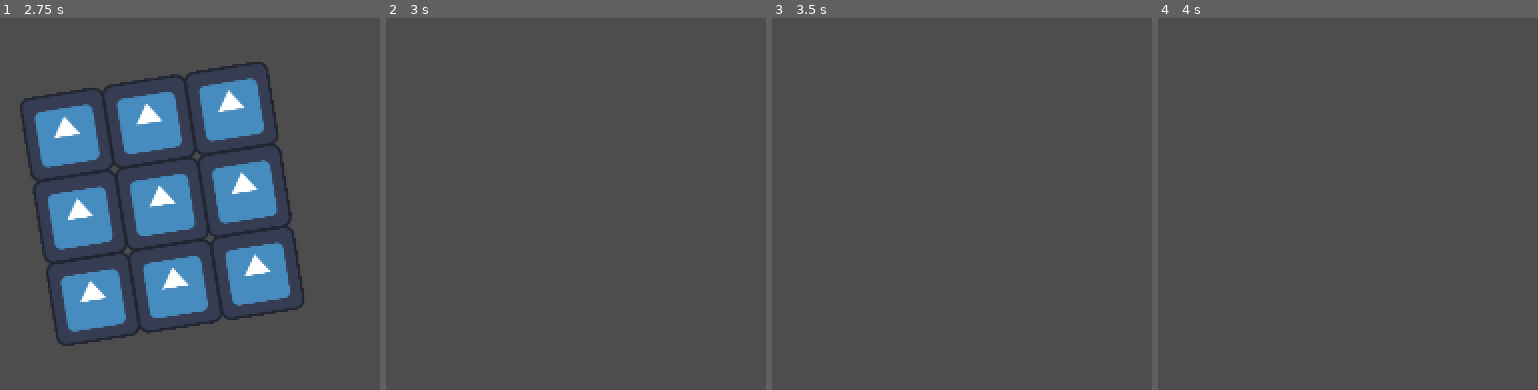
Above: before the commit, frames 1-4 (left to right).
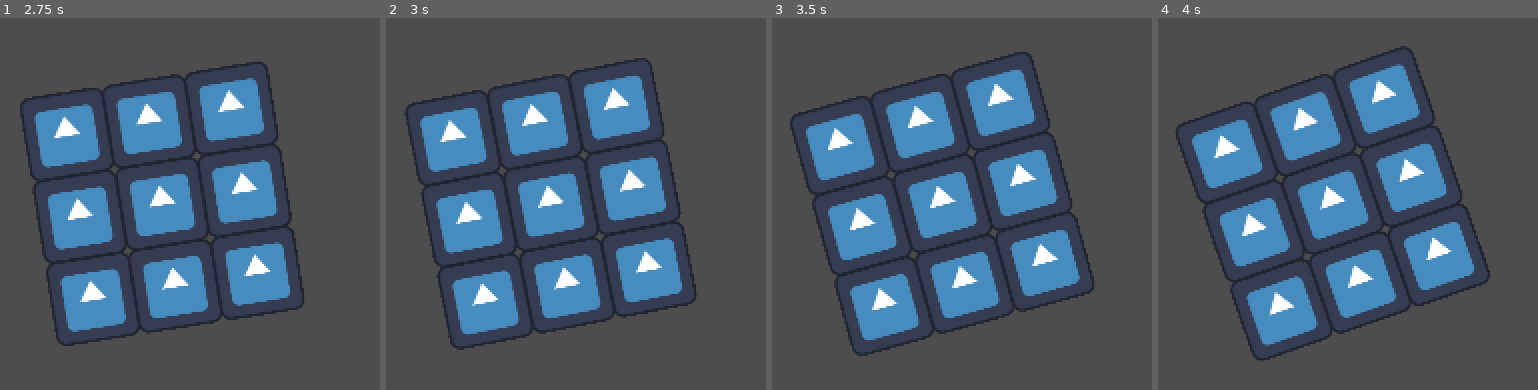
Above: after the commit, the same moments.

Repository: ARCsweden/GameJam2024FallA
Game: Godot game, scene res://Scenes/TestRaftScene.tscn
Two runs of this game, one before a commit and one after it. Both use one fixed random seed, a clock stepped at 60 frames per second and the inputs below. The project has no main scene, so this scene is started directly. The engine's default icon, where the game draws it, is replaced by a stand-in: a white triangle on a blue panel in a dark square.
Inputs (mouse positions are in pixels of both pictures, inside the frame that each line leads up to):
- Up to frame 1 (2.75 s): tap Enter (ui_accept) at 0.5, 0.77, 1.52 s; move the mouse to (outside the picture) at 0.52 s; hold Right (ui_right) 0.53-1.28 s; move the mouse to (212, 282) at 1.27 s; hold Down (ui_down) 1.28-2.03 s; move the mouse to (outside the picture) at 2.02 s; hold Right (ui_right) from 2.03 s (still down)
- Up to frame 2 (3 s): move the mouse to (outside the picture) at 2.77 s; release Right (ui_right) at 2.78 s; hold Up (ui_up) from 2.78 s (still down)
- Up to frame 3 (3.5 s): keep holding Up (ui_up); tap Enter (ui_accept) at 3.02 s
- Up to frame 4 (4 s): move the mouse to (outside the picture) at 3.52 s; release Up (ui_up) at 3.53 s; hold Left (ui_left) from 3.53 s (still down); tap Enter (ui_accept) at 3.77 s

Frame 1 is identical in both runs. In frame 2, 27% of the frame differs, in the area x 4-82%, y 10-90%; in frame 3, 27%, in the area x 4-85%, y 9-91%; in frame 4, 27%.

Commit message:
Bugfix for raft layer
Added the raft body to collision layer 3

Diff:
--- a/dontdrowntogether/Scenes/Raft.tscn
+++ b/dontdrowntogether/Scenes/Raft.tscn
@@ -9,6 +9,8 @@
 [node name="Raft" type="Node2D"]
 
 [node name="RaftBody" type="RigidBody2D" parent="."]
+collision_layer = 4
+collision_mask = 4
 gravity_scale = 0.0
 angular_damp_mode = 1
 script = ExtResource("1_sw433")
--- a/dontdrowntogether/Scripts/raft_body.gd
+++ b/dontdrowntogether/Scripts/raft_body.gd
@@ -25,7 +25,7 @@
 func _process(delta: float) -> void:
 	paddle()
 	if Input.is_action_just_pressed("ui_up"):
-		destroy_tile(1, 1)
+		take_damage(1, 1)
 	if Input.is_action_just_pressed("ui_down"):
 		rebuild_tile(1, 1)
 
@@ -36,8 +36,8 @@
 	if Input.is_action_pressed("ui_right"):
 		apply_force(Vector2.RIGHT*10, position+Vector2.DOWN*150)
 
-func destroy_tile(r, c):
-	grid[r][c].destroy()
+func take_damage(r, c):
+	grid[r][c].take_damage()
 
 func rebuild_tile(r, c):
 	grid[r][c].rebuild()
--- a/dontdrowntogether/project.godot
+++ b/dontdrowntogether/project.godot
@@ -31,3 +31,4 @@
 
 2d_physics/layer_1="PlayerCollision"
 2d_physics/layer_2="Damaged"
+2d_physics/layer_3="Raft"
